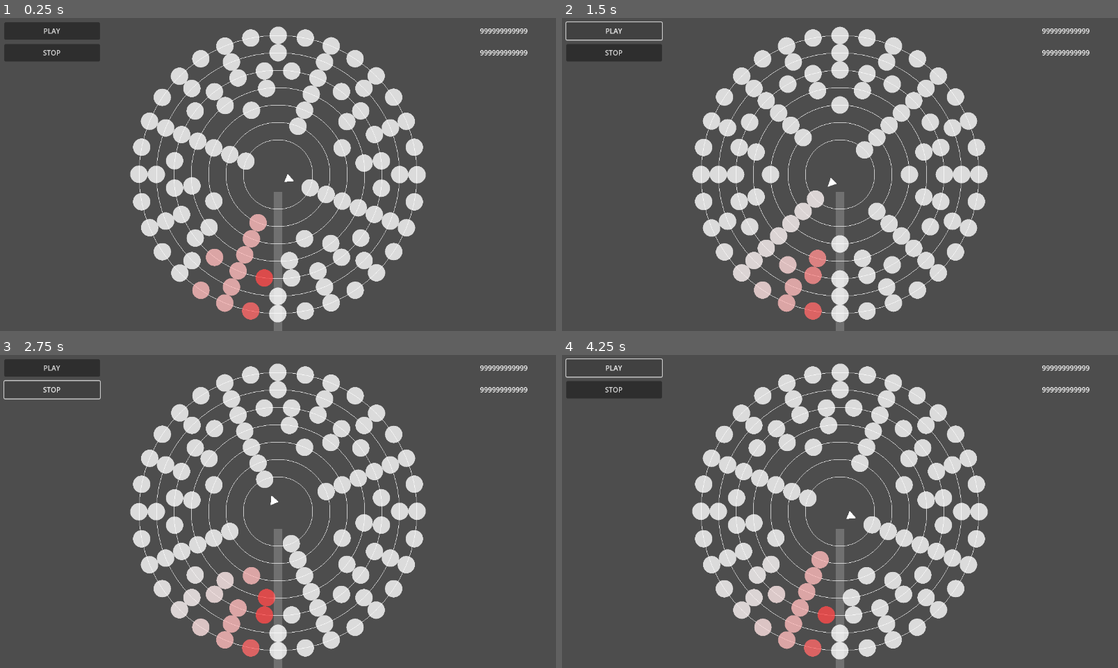
Above: before the commit, frames 1-4 (two rows, left to right).
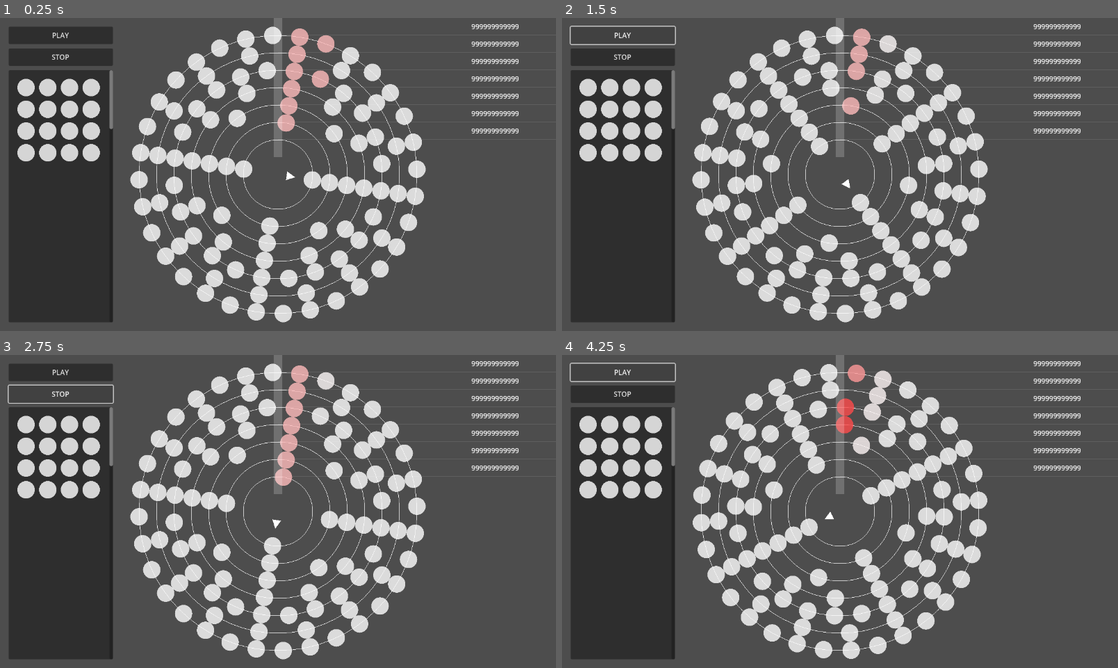
Above: after the commit, the same moments.

Repository: kamikoloss/syzygy
Game: Godot game, scene res://scenes/main.tscn
Two runs of this game, one before a commit and one after it. Both use one fixed random seed, a clock stepped at 60 frames per second and the inputs below.
Inputs:
- Up to frame 1 (0.25 s): no input
- Up to frame 2 (1.5 s): click "PLAY" at 0.5 s; click "PLAY" at 1.25 s
- Up to frame 3 (2.75 s): click "STOP" at 2 s
- Up to frame 4 (4.25 s): click "STOP" at 2.75 s; click "PLAY" at 3.5 s

The runs differ from the first frame. In frame 1, 35% of the frame differs, in the area x 0-95%, y 0-100%; in frame 2, 37%; in frame 3, 32%; in frame 4, 37%.

Commit message:
fix Chip anchor, add buttons and Chip shop to Main

Diff:
--- a/scenes/chip.tscn
+++ b/scenes/chip.tscn
@@ -7,6 +7,7 @@
 radius = 20.0
 
 [node name="Chip" type="Control" node_paths=PackedStringArray("area")]
+custom_minimum_size = Vector2(40, 40)
 layout_mode = 3
 anchors_preset = 0
 script = ExtResource("1_ojlvc")
@@ -15,14 +16,13 @@
 [node name="TextureRect" type="TextureRect" parent="."]
 self_modulate = Color(1, 1, 1, 0.8)
 layout_mode = 0
-offset_left = -20.0
-offset_top = -20.0
-offset_right = 20.0
-offset_bottom = 20.0
+offset_right = 40.0
+offset_bottom = 40.0
 texture = ExtResource("1_ri5qt")
 expand_mode = 1
 
 [node name="Area2D" type="Area2D" parent="."]
+position = Vector2(20, 20)
 
 [node name="CollisionShape2D" type="CollisionShape2D" parent="Area2D"]
 shape = SubResource("CircleShape2D_su0yu")
--- a/scenes/main.gd
+++ b/scenes/main.gd
@@ -1 +1,4 @@
 extends Control
+
+@export var button_play: Button
+@export var button_stop: Button
--- a/scenes/main.tscn
+++ b/scenes/main.tscn
@@ -1,15 +1,16 @@
-[gd_scene load_steps=6 format=3 uid="uid://caq0pmp5bi7ex"]
+[gd_scene load_steps=5 format=3 uid="uid://caq0pmp5bi7ex"]
 
 [ext_resource type="Script" uid="uid://csbdcm6axbrhq" path="res://scenes/main.gd" id="1_ig7tw"]
 [ext_resource type="PackedScene" uid="uid://dfmcx4p165aea" path="res://scenes/rail.tscn" id="2_0xm2m"]
 [ext_resource type="PackedScene" uid="uid://bk5qrvbech16c" path="res://scenes/chip_sensor.tscn" id="3_sugp2"]
 [ext_resource type="PackedScene" uid="uid://b185sasx51q0n" path="res://scenes/chip.tscn" id="4_jyhfs"]
-[ext_resource type="PackedScene" uid="uid://bt7jq7m0wseur" path="res://scenes/chip_holder.tscn" id="4_tbgi4"]
-
-[node name="Main" type="Control"]
+
+[node name="Main" type="Control" node_paths=PackedStringArray("button_play", "button_stop")]
 layout_mode = 3
 anchors_preset = 0
 script = ExtResource("1_ig7tw")
+button_play = NodePath("UI/MarginContainerLeft/VBoxContainer/ButtonPlay")
+button_stop = NodePath("UI/MarginContainerLeft/VBoxContainer/ButtonStop")
 
 [node name="Objects" type="Control" parent="."]
 anchors_preset = 0
@@ -21,7 +22,7 @@
 offset_right = 640.0
 offset_bottom = 360.0
 circle_radius = 80.0
-rotate_speed = 0.25
+rotate_speed = 0.1
 holder_count = 2
 
 [node name="Rail120" parent="Objects" instance=ExtResource("2_0xm2m")]
@@ -31,7 +32,7 @@
 offset_right = 640.0
 offset_bottom = 360.0
 circle_radius = 120.0
-rotate_speed = 0.25
+rotate_speed = 0.1
 
 [node name="Rail160" parent="Objects" instance=ExtResource("2_0xm2m")]
 layout_mode = 0
@@ -40,7 +41,7 @@
 offset_right = 640.0
 offset_bottom = 360.0
 circle_radius = 160.0
-rotate_speed = 0.25
+rotate_speed = 0.1
 holder_count = 8
 
 [node name="Rail200" parent="Objects" instance=ExtResource("2_0xm2m")]
@@ -50,7 +51,7 @@
 offset_right = 640.0
 offset_bottom = 360.0
 circle_radius = 200.0
-rotate_speed = 0.25
+rotate_speed = 0.1
 holder_count = 12
 
 [node name="Rail240" parent="Objects" instance=ExtResource("2_0xm2m")]
@@ -60,7 +61,7 @@
 offset_right = 640.0
 offset_bottom = 360.0
 circle_radius = 240.0
-rotate_speed = 0.25
+rotate_speed = 0.1
 holder_count = 24
 
 [node name="Rail280" parent="Objects" instance=ExtResource("2_0xm2m")]
@@ -70,7 +71,7 @@
 offset_right = 640.0
 offset_bottom = 360.0
 circle_radius = 280.0
-rotate_speed = 0.25
+rotate_speed = 0.1
 holder_count = 16
 
 [node name="Rail320" parent="Objects" instance=ExtResource("2_0xm2m")]
@@ -78,33 +79,24 @@
 offset_top = 360.0
 offset_right = 640.0
 offset_bottom = 360.0
-rotate_speed = 0.25
+rotate_speed = 0.1
 holder_count = 32
 
 [node name="ChipSensor" parent="Objects" instance=ExtResource("3_sugp2")]
-
-[node name="Chip" parent="Objects" instance=ExtResource("4_jyhfs")]
-visible = false
-offset_left = 640.0
-offset_top = 360.0
-offset_right = 640.0
-offset_bottom = 360.0
-
-[node name="ChipHolder" parent="Objects" instance=ExtResource("4_tbgi4")]
-visible = false
+rotation = 3.14159
 
 [node name="UI" type="Control" parent="."]
 anchors_preset = 0
 
 [node name="MarginContainerLeft" type="MarginContainer" parent="UI"]
 layout_mode = 0
-offset_right = 240.0
+offset_right = 280.0
 offset_bottom = 720.0
 size_flags_horizontal = 3
-theme_override_constants/margin_left = 10
-theme_override_constants/margin_top = 10
-theme_override_constants/margin_right = 10
-theme_override_constants/margin_bottom = 10
+theme_override_constants/margin_left = 20
+theme_override_constants/margin_top = 20
+theme_override_constants/margin_right = 20
+theme_override_constants/margin_bottom = 20
 
 [node name="VBoxContainer" type="VBoxContainer" parent="UI/MarginContainerLeft"]
 layout_mode = 2
@@ -120,19 +112,97 @@
 layout_mode = 2
 text = "STOP"
 
+[node name="Panel" type="Panel" parent="UI/MarginContainerLeft/VBoxContainer"]
+layout_mode = 2
+size_flags_vertical = 3
+
+[node name="ScrollContainer" type="ScrollContainer" parent="UI/MarginContainerLeft/VBoxContainer/Panel"]
+layout_mode = 1
+anchors_preset = 15
+anchor_right = 1.0
+anchor_bottom = 1.0
+grow_horizontal = 2
+grow_vertical = 2
+
+[node name="MarginContainer" type="MarginContainer" parent="UI/MarginContainerLeft/VBoxContainer/Panel/ScrollContainer"]
+layout_mode = 2
+size_flags_horizontal = 3
+size_flags_vertical = 3
+theme_override_constants/margin_left = 20
+theme_override_constants/margin_top = 20
+theme_override_constants/margin_right = 20
+theme_override_constants/margin_bottom = 20
+
+[node name="GridContainer" type="GridContainer" parent="UI/MarginContainerLeft/VBoxContainer/Panel/ScrollContainer/MarginContainer"]
+custom_minimum_size = Vector2(0, 2560)
+layout_mode = 2
+size_flags_horizontal = 3
+theme_override_constants/h_separation = 10
+theme_override_constants/v_separation = 10
+columns = 4
+
+[node name="Chip" parent="UI/MarginContainerLeft/VBoxContainer/Panel/ScrollContainer/MarginContainer/GridContainer" instance=ExtResource("4_jyhfs")]
+layout_mode = 2
+
+[node name="Chip2" parent="UI/MarginContainerLeft/VBoxContainer/Panel/ScrollContainer/MarginContainer/GridContainer" instance=ExtResource("4_jyhfs")]
+layout_mode = 2
+
+[node name="Chip3" parent="UI/MarginContainerLeft/VBoxContainer/Panel/ScrollContainer/MarginContainer/GridContainer" instance=ExtResource("4_jyhfs")]
+layout_mode = 2
+
+[node name="Chip4" parent="UI/MarginContainerLeft/VBoxContainer/Panel/ScrollContainer/MarginContainer/GridContainer" instance=ExtResource("4_jyhfs")]
+layout_mode = 2
+
+[node name="Chip5" parent="UI/MarginContainerLeft/VBoxContainer/Panel/ScrollContainer/MarginContainer/GridContainer" instance=ExtResource("4_jyhfs")]
+layout_mode = 2
+
+[node name="Chip6" parent="UI/MarginContainerLeft/VBoxContainer/Panel/ScrollContainer/MarginContainer/GridContainer" instance=ExtResource("4_jyhfs")]
+layout_mode = 2
+
+[node name="Chip7" parent="UI/MarginContainerLeft/VBoxContainer/Panel/ScrollContainer/MarginContainer/GridContainer" instance=ExtResource("4_jyhfs")]
+layout_mode = 2
+
+[node name="Chip8" parent="UI/MarginContainerLeft/VBoxContainer/Panel/ScrollContainer/MarginContainer/GridContainer" instance=ExtResource("4_jyhfs")]
+layout_mode = 2
+
+[node name="Chip9" parent="UI/MarginContainerLeft/VBoxContainer/Panel/ScrollContainer/MarginContainer/GridContainer" instance=ExtResource("4_jyhfs")]
+layout_mode = 2
+
+[node name="Chip10" parent="UI/MarginContainerLeft/VBoxContainer/Panel/ScrollContainer/MarginContainer/GridContainer" instance=ExtResource("4_jyhfs")]
+layout_mode = 2
+
+[node name="Chip11" parent="UI/MarginContainerLeft/VBoxContainer/Panel/ScrollContainer/MarginContainer/GridContainer" instance=ExtResource("4_jyhfs")]
+layout_mode = 2
+
+[node name="Chip12" parent="UI/MarginContainerLeft/VBoxContainer/Panel/ScrollContainer/MarginContainer/GridContainer" instance=ExtResource("4_jyhfs")]
+layout_mode = 2
+
+[node name="Chip13" parent="UI/MarginContainerLeft/VBoxContainer/Panel/ScrollContainer/MarginContainer/GridContainer" instance=ExtResource("4_jyhfs")]
+layout_mode = 2
+
+[node name="Chip14" parent="UI/MarginContainerLeft/VBoxContainer/Panel/ScrollContainer/MarginContainer/GridContainer" instance=ExtResource("4_jyhfs")]
+layout_mode = 2
+
+[node name="Chip15" parent="UI/MarginContainerLeft/VBoxContainer/Panel/ScrollContainer/MarginContainer/GridContainer" instance=ExtResource("4_jyhfs")]
+layout_mode = 2
+
+[node name="Chip16" parent="UI/MarginContainerLeft/VBoxContainer/Panel/ScrollContainer/MarginContainer/GridContainer" instance=ExtResource("4_jyhfs")]
+layout_mode = 2
+
 [node name="MarginContainerRight" type="MarginContainer" parent="UI"]
-offset_left = 1040.0
+layout_mode = 0
+offset_left = 1000.0
 offset_right = 1280.0
 offset_bottom = 720.0
 size_flags_horizontal = 3
-theme_override_constants/margin_left = 10
-theme_override_constants/margin_top = 10
-theme_override_constants/margin_right = 10
-theme_override_constants/margin_bottom = 10
+theme_override_constants/margin_left = 0
+theme_override_constants/margin_top = 0
+theme_override_constants/margin_right = 0
+theme_override_constants/margin_bottom = 0
 
 [node name="VBoxContainer" type="VBoxContainer" parent="UI/MarginContainerRight"]
 layout_mode = 2
-theme_override_constants/separation = 10
+theme_override_constants/separation = 0
 
 [node name="Label" type="Label" parent="UI/MarginContainerRight/VBoxContainer"]
 custom_minimum_size = Vector2(0, 40)
@@ -147,3 +217,38 @@
 text = "999999999999"
 horizontal_alignment = 1
 vertical_alignment = 1
+
+[node name="Label3" type="Label" parent="UI/MarginContainerRight/VBoxContainer"]
+custom_minimum_size = Vector2(0, 40)
+layout_mode = 2
+text = "999999999999"
+horizontal_alignment = 1
+vertical_alignment = 1
+
+[node name="Label4" type="Label" parent="UI/MarginContainerRight/VBoxContainer"]
+custom_minimum_size = Vector2(0, 40)
+layout_mode = 2
+text = "999999999999"
+horizontal_alignment = 1
+vertical_alignment = 1
+
+[node name="Label5" type="Label" parent="UI/MarginContainerRight/VBoxContainer"]
+custom_minimum_size = Vector2(0, 40)
+layout_mode = 2
+text = "999999999999"
+horizontal_alignment = 1
+vertical_alignment = 1
+
+[node name="Label6" type="Label" parent="UI/MarginContainerRight/VBoxContainer"]
+custom_minimum_size = Vector2(0, 40)
+layout_mode = 2
+text = "999999999999"
+horizontal_alignment = 1
+vertical_alignment = 1
+
+[node name="Label7" type="Label" parent="UI/MarginContainerRight/VBoxContainer"]
+custom_minimum_size = Vector2(0, 40)
+layout_mode = 2
+text = "999999999999"
+horizontal_alignment = 1
+vertical_alignment = 1
--- a/scenes/rail.gd
+++ b/scenes/rail.gd
@@ -1,5 +1,8 @@
 class_name Rail
 extends Control
+
+const CIRCLE_COLOR := Color(1.0, 1.0, 1.0)
+const LINE_COLOR := Color(0.4, 0.4, 0.4)
 
 @export var circle_radius := 320.0 # px
 @export var rotate_speed := 1.0 # rotates / sec
@@ -18,15 +21,16 @@
 
 
 func _draw():
-    draw_circle(Vector2.ZERO, circle_radius, Color.WHITE, false, -1.0, false)
+    draw_line(Vector2(0, circle_radius * -1), Vector2(1280, circle_radius * -1), LINE_COLOR)
+    draw_circle(Vector2.ZERO, circle_radius, CIRCLE_COLOR, false)
 
 
 func set_holders() -> void:
     for i in holder_count:
         var rad := PI * 2 / holder_count * (i + 1)
         var pos := Vector2(cos(rad) * circle_radius, sin(rad) * circle_radius)
-        var chip: Chip = chip_scene.instantiate()
-        chip.position = pos
+        var chip: Chip = chip_scene.instantiate() # debug
+        chip.position = pos - chip.custom_minimum_size / 2 # debug
         chips_parent.add_child(chip)
 
 
